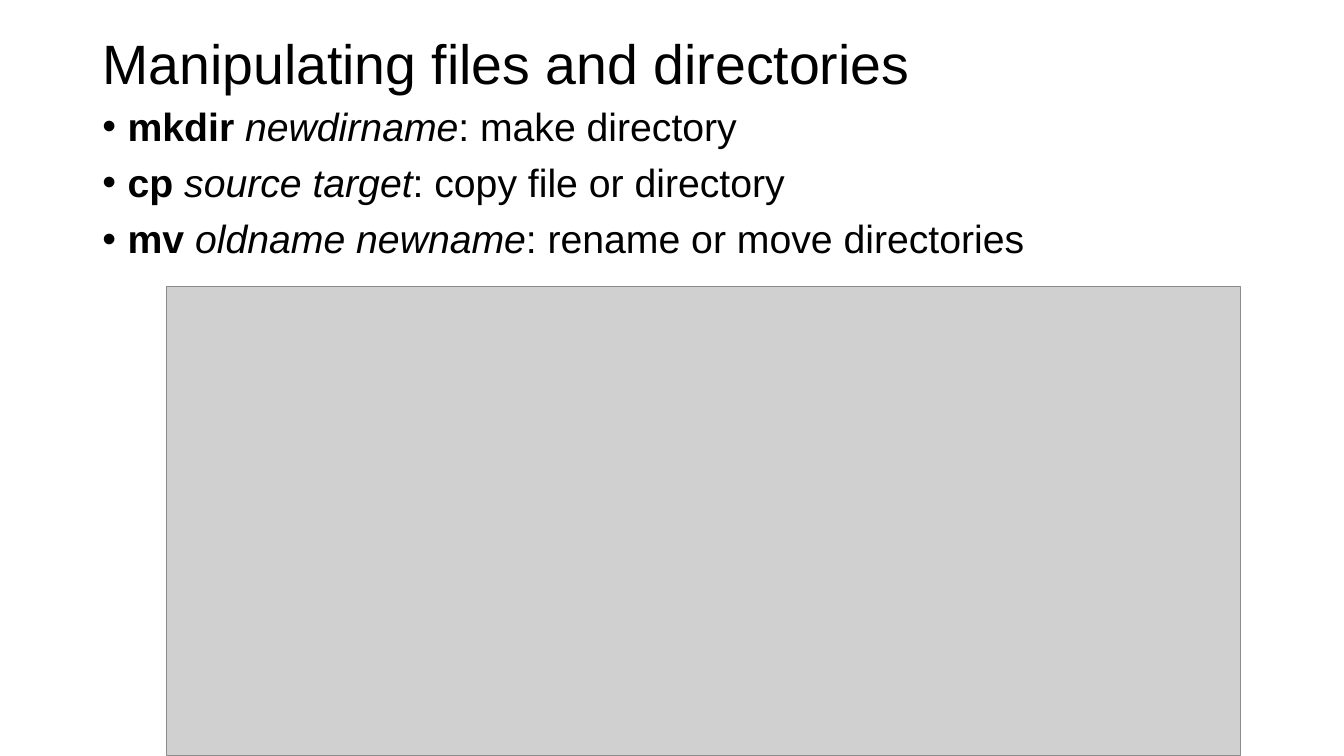
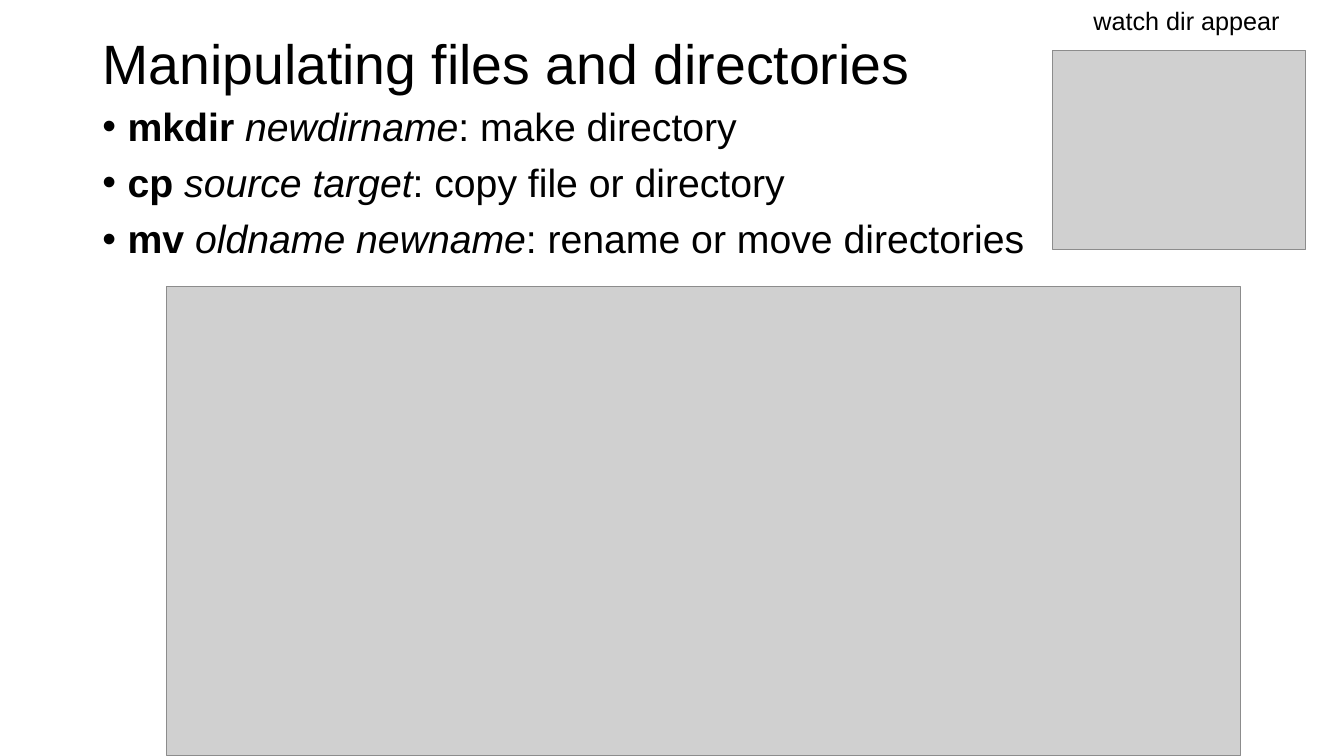
Before and after one commit to parrt/msds501, a slide deck: slide 12 of slides/terminal.pptx (slide 11 before the commit). Drawn at 1344x756 pixels with LibreOffice and Linux fonts; fonts in the diff are those of the drawing; grey boxes stand for pictures; background and template pictures are left out. Boxes give left, top, right and bottom in pixels: in the first picture for what was removed or moved away, otherwise in the second. Text is boxed around its words. In the diff, an @@ line names an element or a change of style, - is before the commit and + after.

```diff
--- a/slides/terminal.pptx
+++ b/slides/terminal.pptx
@@ text added at (1093, 11, 1279, 35), 18 pt, text #000000 @@
+watch dir appear
@@ picture added at (1053, 50, 1306, 249) @@
```
Also in this commit, not shown: 12 other slides changed, 2 slides added, 1 slide removed.
